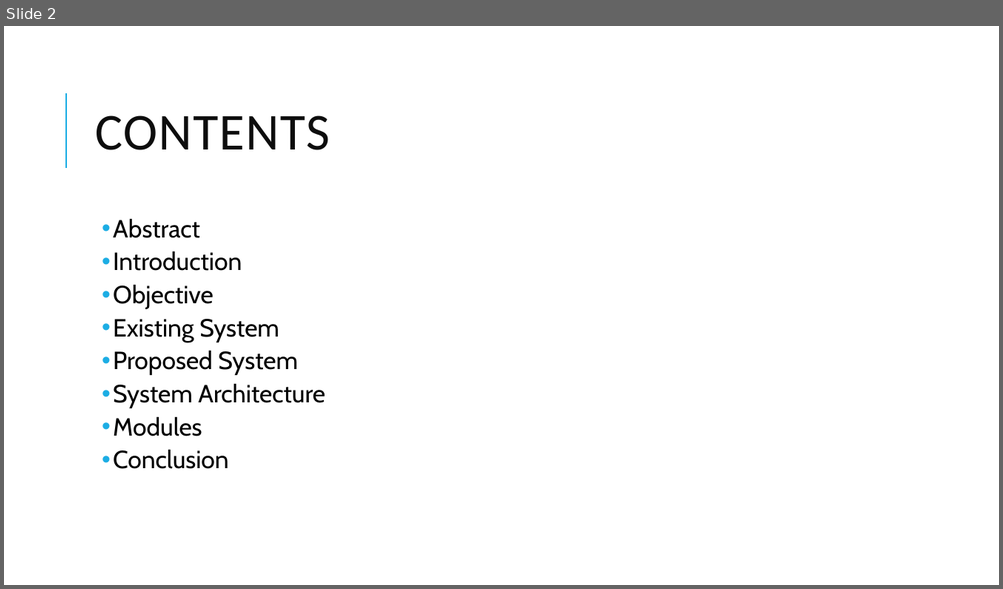
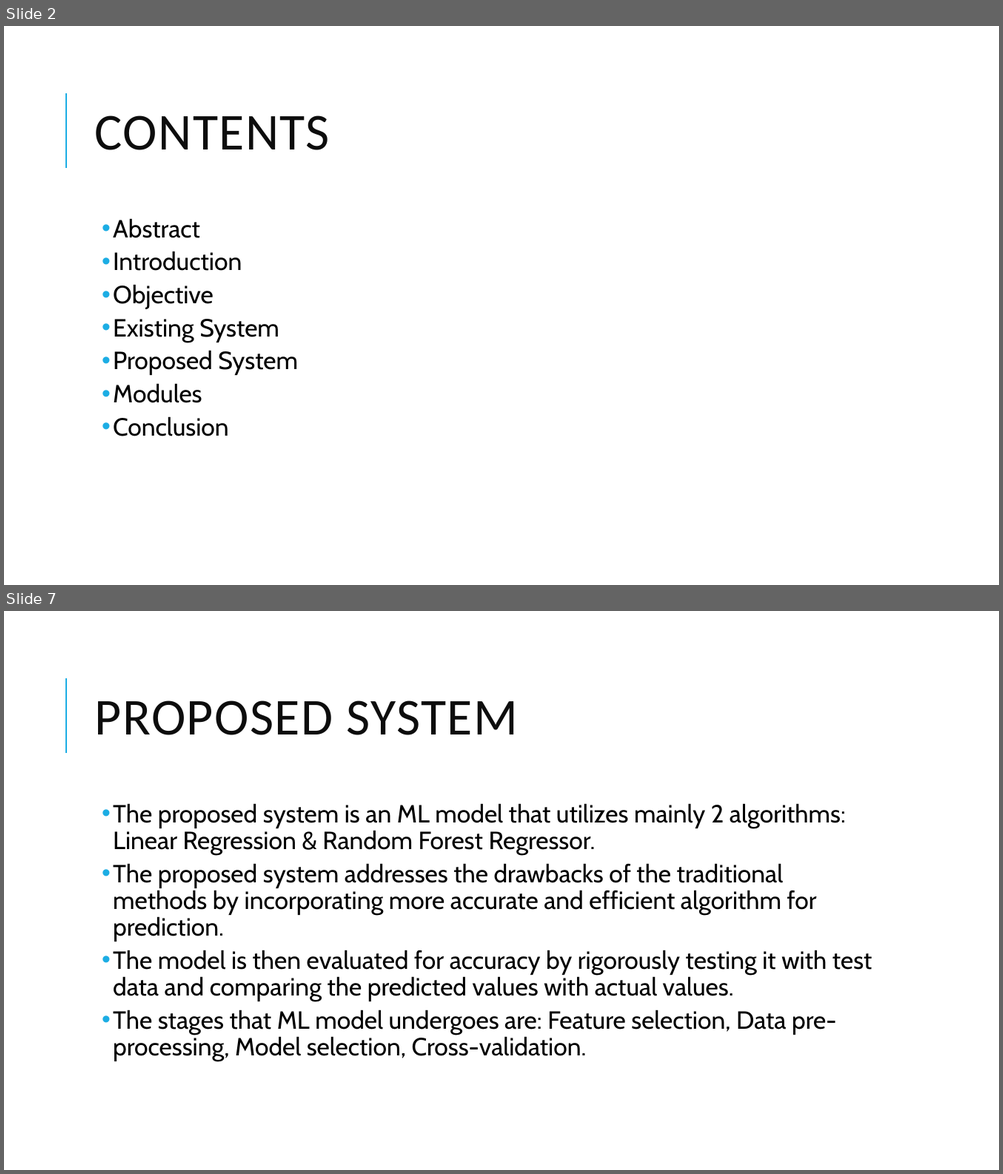
Before and after one commit to anirudhp06/Company-Profit-Prediction, a slide deck: Exposys Internship report.pptx. Shown one above the other, each under a label of ours: slide 2 before the commit, slides 2 and 7 after it; the slides between them are not shown. The pictures are 1003x589 and 1003x1174 pixels, drawn with LibreOffice and Linux fonts; fonts in the diff are those of the drawing. Boxes give left, top, right and bottom in pixels: in the first picture for what was removed or moved away, otherwise in the second. Text is boxed around its words. In the diff, an @@ line names an element or a change of style, - is before the commit and + after.

```diff
--- a/Exposys Internship report.pptx
+++ b/Exposys Internship report.pptx
@@ slide 7 added at (4, 611, 999, 1170), background #FFFFFF; not listed: 1 template element that a slide beside it also shows @@
@@ title added at (95, 701, 518, 735), 50 pt, text #0D0D0D @@
+PROPOSED SYSTEM
@@ text added at (113, 803, 872, 1062), 24 pt, text #000000 @@
+  • The proposed system is an ML model that utilizes mainly 2 algorithms: Linear Regression & Random Forest Regressor.
+  • The proposed system addresses the drawbacks of the traditional methods by incorporating more accurate and efficient algorithm for prediction.
+  • The model is then evaluated for accuracy by rigorously testing it with test data and comparing the predicted values with actual values.
+  • The stages that ML model undergoes are: Feature selection, Data pre-processing, Model selection, Cross-validation.
@@ slide 2 changed as well @@
@@ text at (113, 383, 325, 409): paragraph removed @@
-  • System Architecture
```
Also in this commit, not shown: 9 other slides added, 1 other file.
